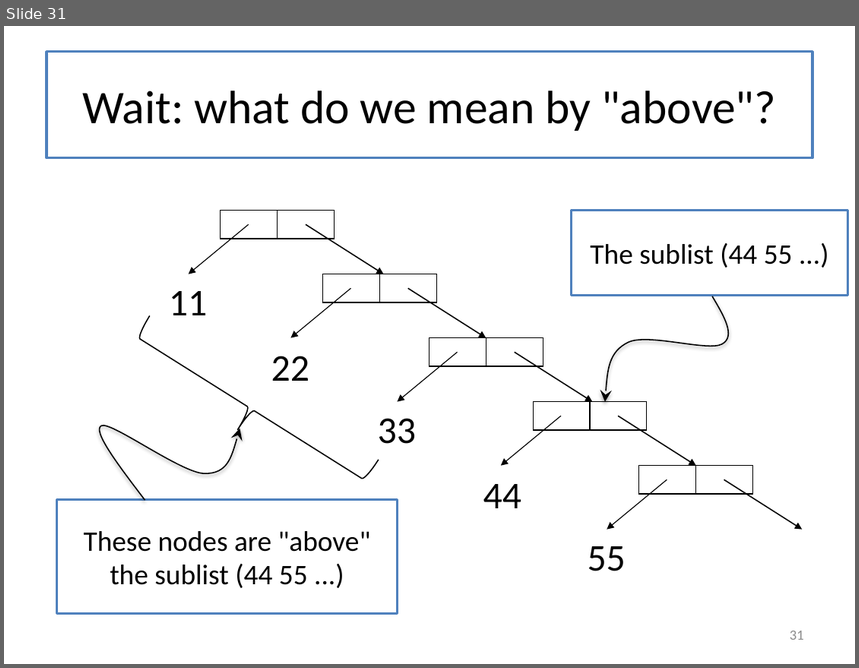
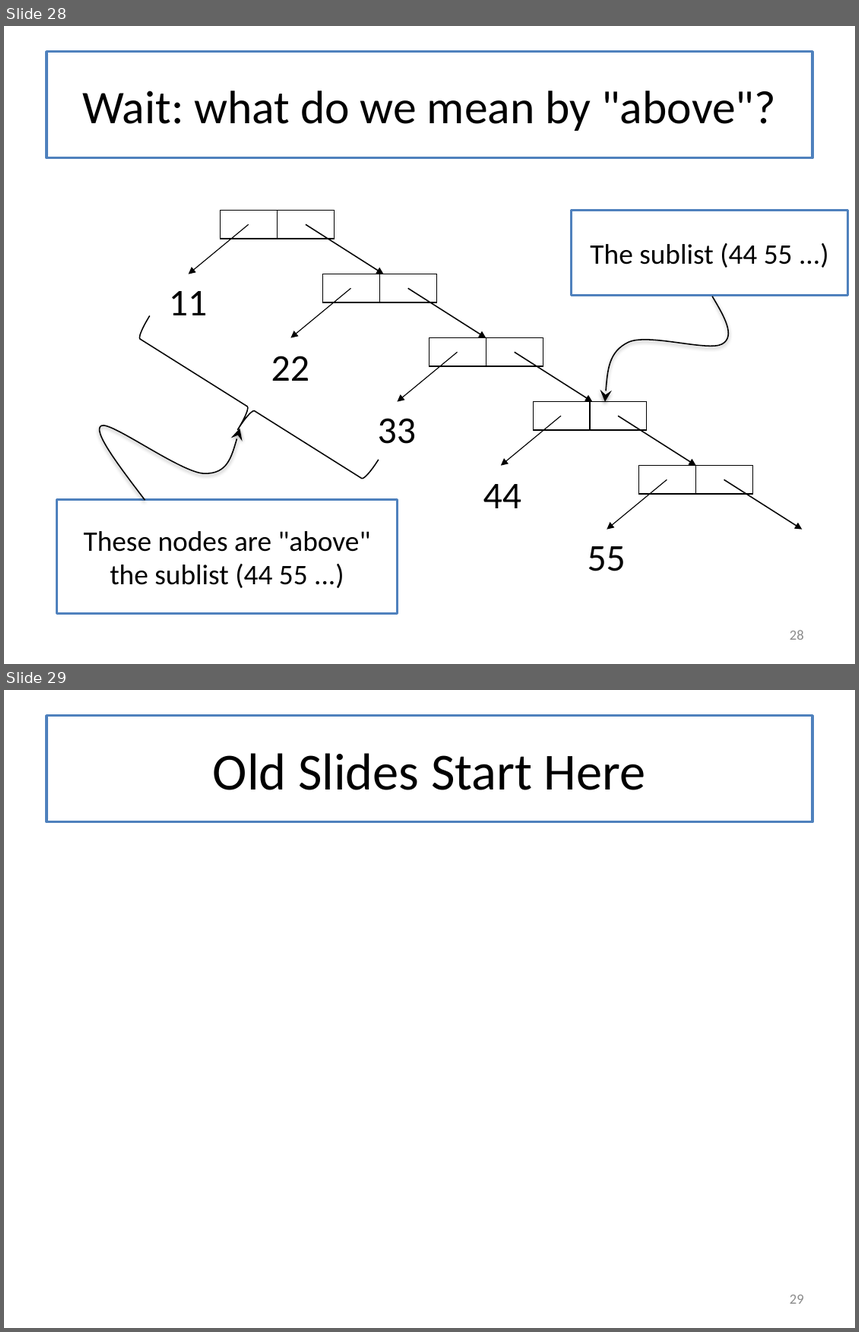
Before and after one commit to mwand/cs5010f17, a slide deck: Slides/Lesson 7.1-7.3 Invariants Combined.pptx. Shown one above the other, each under a label of ours: slide 31 before the commit, slides 28 and 29 after it. The pictures are 859x668 and 859x1332 pixels, drawn with LibreOffice and Linux fonts; fonts in the diff are those of the drawing. Boxes give left, top, right and bottom in pixels: in the first picture for what was removed or moved away, otherwise in the second. Text is boxed around its words. In the diff, an @@ line names an element or a change of style, - is before the commit and + after.

```diff
--- a/Slides/Lesson 7.1-7.3 Invariants Combined.pptx
+++ b/Slides/Lesson 7.1-7.3 Invariants Combined.pptx
@@ slide 29 added at [4, 690, 855, 1328], background #FFFFFF @@
@@ title added at [47, 716, 813, 822], fill #FFFFFF, outline #4F81BD 2.25 pt, 44 pt, text #000000 @@
+Old Slides Start Here
@@ page number added at [790, 1295, 804, 1304], 12 pt, text #8C8C8C @@
+29
@@ what was slide 31 is now slide 28 @@
@@ page number at [790, 630, 804, 640]: text changed @@
-31
+28
```
Also in this commit, not shown: 3 slides changed, 6 other slides added.
